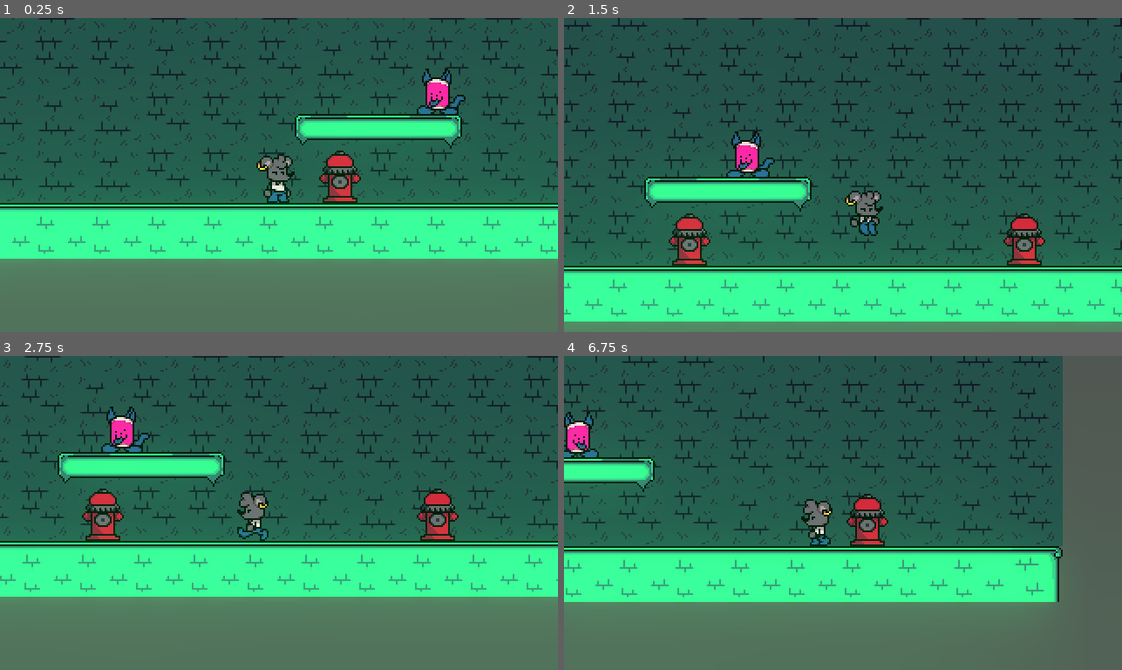
Above: before the commit, frames 1-4 (two rows, left to right).
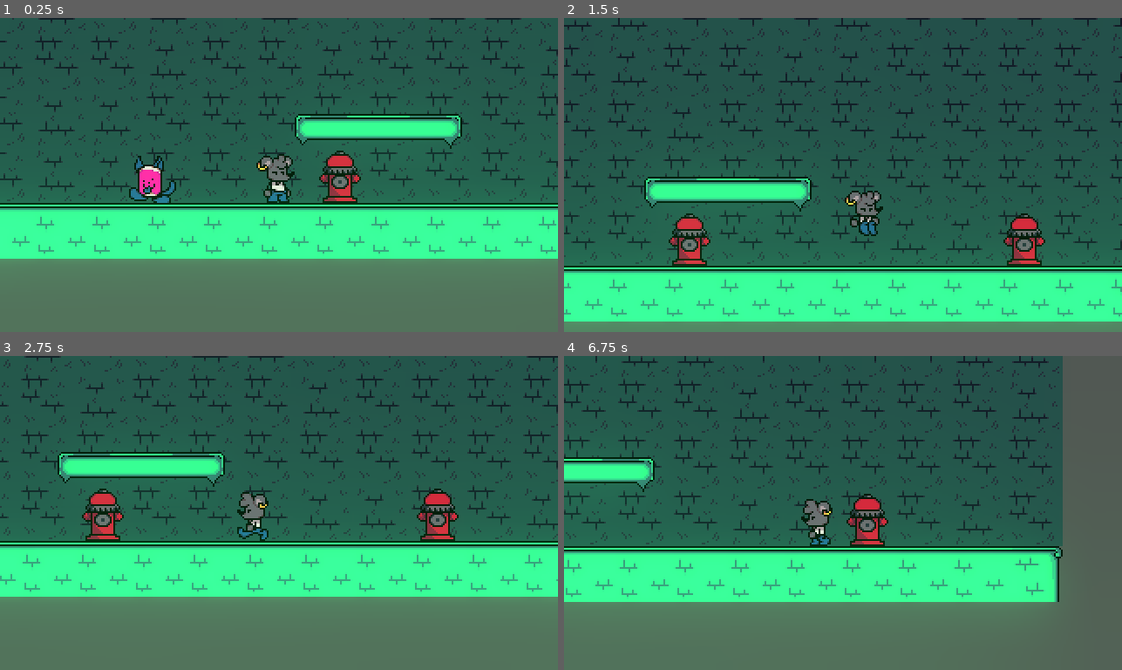
Above: after the commit, the same moments.

Repository: MonkeMango/sidealleysqueaks-source
Game: Godot game, scene res://scenes/Areas/testscene.tscn
Same seed, same stepped clock (60 frames per second), same inputs: the game is played once before the commit and once after it.
Inputs:
- Up to frame 1 (0.25 s): no input
- Up to frame 2 (1.5 s): hold Right (ui_right) from 0.53 s (still down); tap Space (jump) at 0.77 s
- Up to frame 3 (2.75 s): tap Space (jump) at 1.52 s; release Right (ui_right) at 2.03 s; hold Left (ui_left) from 2.03 s (still down)
- Up to frame 4 (6.75 s): release Left (ui_left) at 2.78 s; hold Right (ui_right) 2.78-4.28 s; tap Space (jump) at 3.02, 3.77, 4.52, 6.02 s; hold Left (ui_left) 4.28-5.03 s; hold Right (ui_right) 5.03-5.78 s; hold Left (ui_left) from 5.78 s (still down)

The runs differ from the first frame. In frame 1, 1.4% of the frame differs, in the area x 23-84%, y 16-59%; in frame 2, 0.7%; in frame 3, 0.7%; in frame 4, 0.6%.

Commit message:
Kankitty turn accelation
except i dont rally think this is accelation but who cares

Diff:
--- a/scenes/Areas/testscene.tscn
+++ b/scenes/Areas/testscene.tscn
@@ -440,7 +440,7 @@
 anims/RESET = SubResource( 12 )
 
 [node name="Kankitty" parent="." instance=ExtResource( 6 )]
-position = Vector2( 74, 91 )
+position = Vector2( -92, 142 )
 
 [node name="Player" parent="." instance=ExtResource( 1 )]
 position = Vector2( -19, 143 )
--- a/src/Enemies/Kankitty.gd
+++ b/src/Enemies/Kankitty.gd
@@ -6,24 +6,29 @@
 export var maxfallspeed:float = 340
 export var numsteps:int = 20
 export var speed:float = 25
+export var offstepspeed:float = .2
+export var turnprecision:float = .1e-2
 
 var velocity := Vector2()
+var targetxspeed:float = 0
 var steps:int = 0
 
 onready var sprite := $AnimatedSprite
 
-func _physics_process(_delta):
+func _physics_process(delta):
 	# strokin...
 	velocity.y = min(velocity.y + gravity, maxfallspeed)
+
+	velocity.x = lerp(velocity.x, targetxspeed, 1 - pow(turnprecision, delta))
 
 	velocity = move_and_slide(velocity, UP)
 
 func _on_AnimatedSprite_frame_changed():
+	if steps % 2 == 0:
+		targetxspeed = speed * -sign(sprite.scale.x)
+	else:
+		targetxspeed *= offstepspeed
 	if steps > numsteps:
 		steps = 0
 		sprite.scale.x *= -1
-	if steps % 2 == 0:
-		velocity.x = speed * -sign(sprite.scale.x)
-	else:
-		velocity.x *= .4
 	steps += 1
--- a/src/Enemies/Kankitty.tscn
+++ b/src/Enemies/Kankitty.tscn
@@ -32,7 +32,7 @@
 [node name="AnimatedSprite" type="AnimatedSprite" parent="."]
 frames = SubResource( 1 )
 animation = "walk"
-frame = 2
+frame = 3
 playing = true
 
 [node name="CollisionShape2D" type="CollisionShape2D" parent="."]
